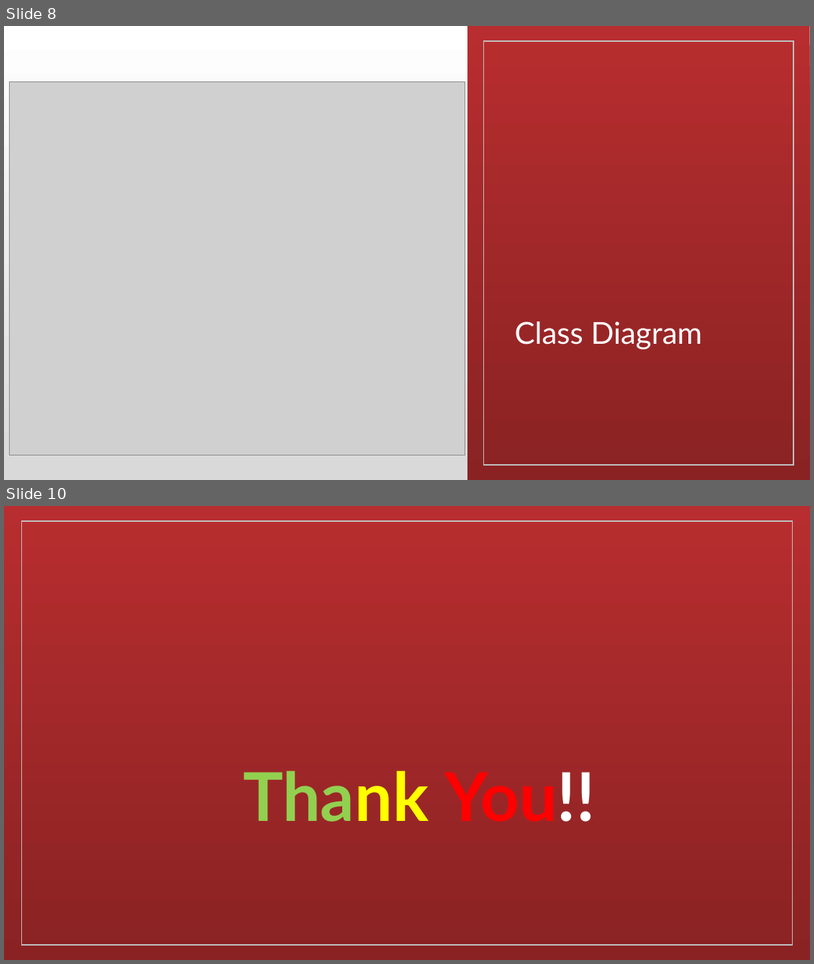
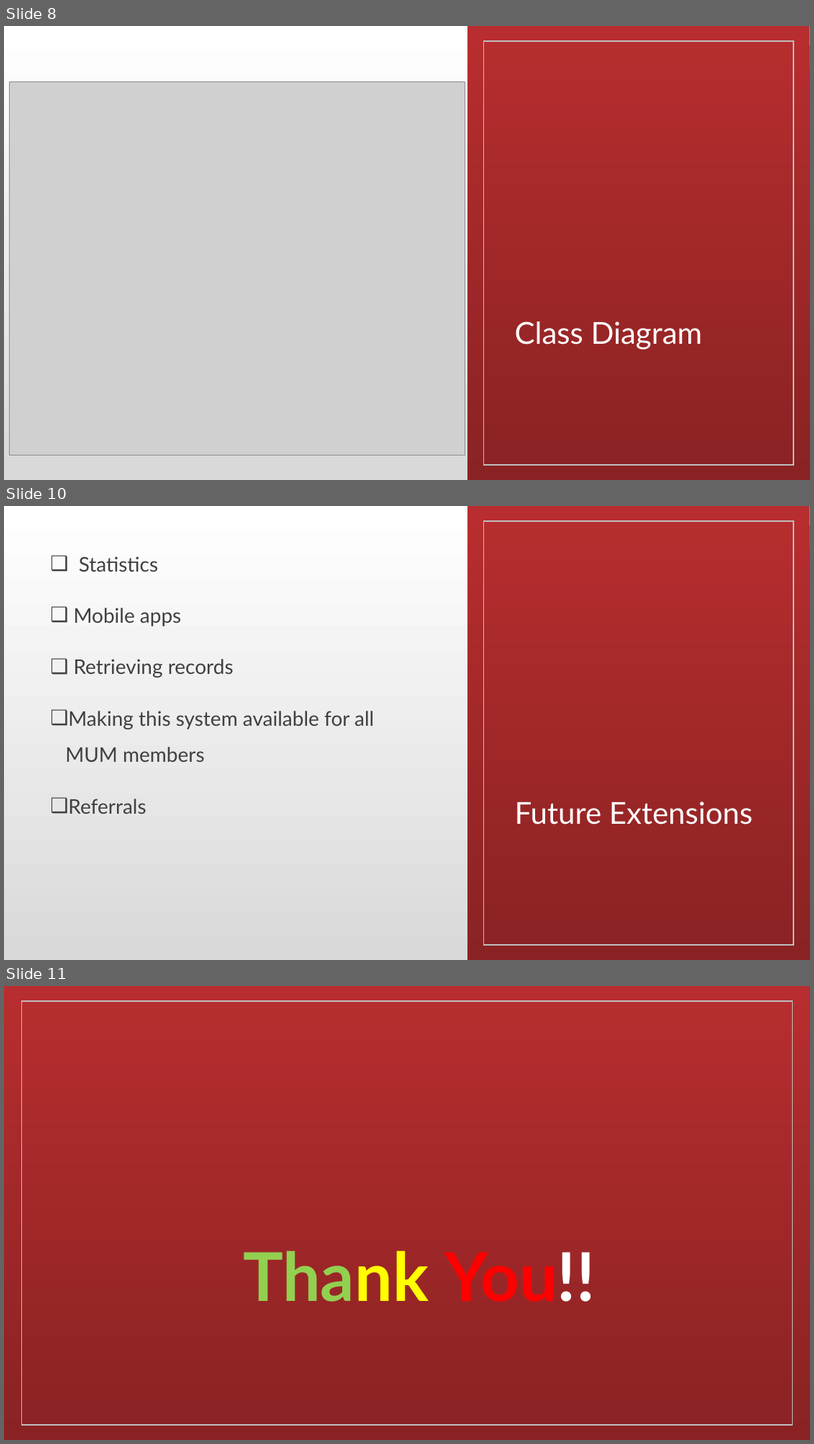
Before and after one commit to rashrayhan/t-Health, a slide deck: T-Health.ProjectPresentation.pptx. Shown one above the other, each under a label of ours: slides 8 and 10 before the commit, slides 8, 10 and 11 after it; the slides between them are not shown. The pictures are 814x964 and 814x1444 pixels, drawn with LibreOffice and Linux fonts; fonts in the diff are those of the drawing; grey boxes stand for pictures. Boxes give left, top, right and bottom in pixels: in the first picture for what was removed or moved away, otherwise in the second. Text is boxed around its words. In the diff, an @@ line names an element or a change of style, - is before the commit and + after.

Commit message:
final update of ppt

```diff
--- a/T-Health.ProjectPresentation.pptx
+++ b/T-Health.ProjectPresentation.pptx
@@ slide 10 added at (4,506,810,960), background gradient #D9D9D9 to #FFFFFF; not listed: 2 template elements that a slide beside it also shows @@
@@ text added at (65,556,374,813), 24 pt, text #404040 @@
+❑ Statistics
+❑ Mobile apps
+❑ Retrieving records
+❑ Making this system available for all MUM members
+❑ Referrals
@@ title added at (515,801,753,824), 36 pt, text #FFFFFF @@
+Future Extensions
@@ what was slide 10 is now slide 11 @@
```
Also in this commit, not shown: 1 slide changed.
